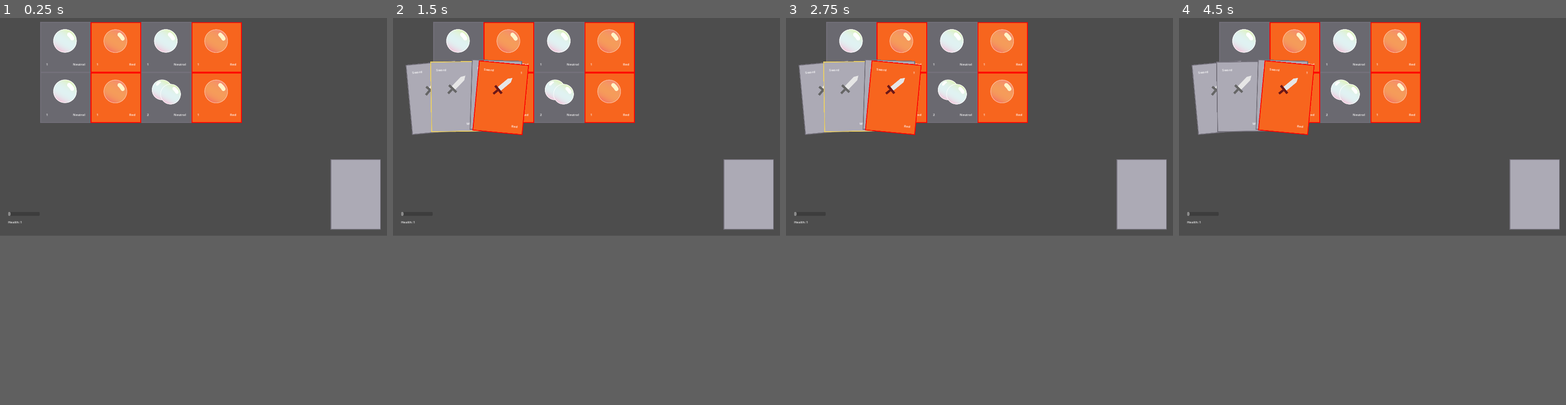
Above: before the commit, frames 1-4 (left to right).
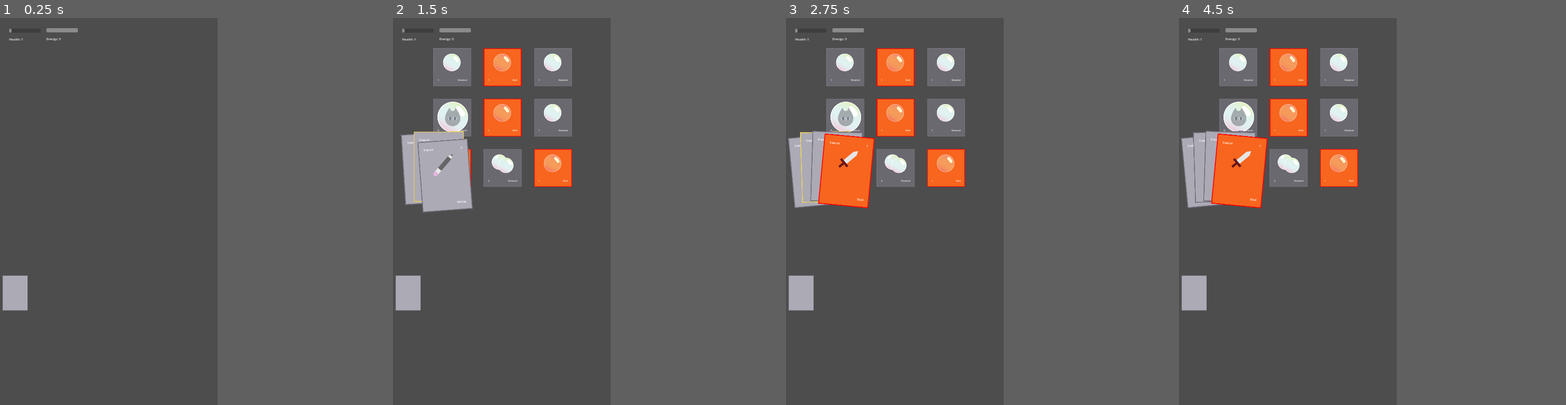
Above: after the commit, the same moments.

Repository: ruthieedwards/agbic2023
Game: Godot game, scene res://Scenes/PlaySpace.tscn
Same seed, same stepped clock (60 frames per second), same inputs: the game is played once before the commit and once after it.
Inputs (mouse positions are in pixels of both pictures, inside the frame that each line leads up to; where the layout moved, square brackets give the same spot in the first picture):
- Up to frame 1 (0.25 s): no input
- Up to frame 2 (1.5 s): click (420, 172) [749, 196] at 0.5 s; click (447, 99) at 1.27 s
- Up to frame 3 (2.75 s): click (828, 99) at 2.02 s
- Up to frame 4 (4.5 s): click (1206, 172) [1535, 196] at 2.75 s; click (1221, 99) at 3.52 s; click (1206, 172) [1535, 196] at 4.25 s
The window is 800x450 before the commit and 450x800 after it. Grey fills any space a smaller window leaves; there, only what the larger window draws over its background counts as a difference.

The runs differ from the first frame. In frame 1, 17% of the frame differs, in the area x 0-99%, y 1-76%; in frame 2, 21%; in frame 3, 22%; in frame 4, 22%.
Error before the commit: Modulo by zero error in operator '%'. (res://Playspace.gd:86)
Error after the commit: Modulo by zero error in operator '%'. (res://Playspace.gd:83)

Commit message:
redesigned for vertical viewport

Diff:
--- a/Data/EnemyDatabase.gd
+++ b/Data/EnemyDatabase.gd
@@ -2,7 +2,7 @@
 # Unitinfo = [Type, Power, Simple Name, Color, Special Text]
 # Eventinfo = [Type, Cost, Effect]
 
-enum {Bubble1White, Bubble2White, Bubble1Red}
+enum {Bubble1White, Bubble2White, Bubble1Red, BubbleRescue}
 
 const DATA = {
 
@@ -15,4 +15,6 @@
 	Bubble1Red :
 		["Enemy", 1, "Bubble", "Red", ""],
 
+	BubbleRescue :
+		["Enemy", 0, "Help me!", "Neutral", "Rescue the townsperson"]
 }
--- a/Playspace.gd
+++ b/Playspace.gd
@@ -19,7 +19,7 @@
 #ycoords = radius2 * sin of the angle
 
 @onready var viewportSize = Vector2(get_viewport().size)
-@onready var centerCardOval = viewportSize * Vector2(0.5, 1.25)
+@onready var centerCardOval = viewportSize * Vector2(0.5, 1.32)
 @onready var horizRadius = get_viewport().size.x * 0.45
 @onready var vertRadius = get_viewport().size.y * 0.4
 var startingAngle = deg_to_rad(90) - 0.5 # pi/2
@@ -49,6 +49,7 @@
 
 # Called when the node enters the scene tree for the first time.
 func _ready():
+	await get_tree().create_timer(.5).timeout
 	generateEnemyGrid()
 	#deal 3 cards
 	await get_tree().create_timer(.5).timeout
@@ -60,21 +61,17 @@
 
 func generateEnemyGrid():
 	for e in enemyHandTemp.enemyCardList.size():
-		print("emeyCardList size=  ",enemyHandTemp.enemyCardList.size())
+#		print("emeyCardList size=  ",enemyHandTemp.enemyCardList.size())
 		drawAnEnemy(e, enemyHandTemp.enemyCardList[e-1])
 		pass
 
-	for e in $EnemyCards.get_children():
-		e.visible = true
-		#position them somewhere
-#		e.scale *= .5 #if need to scale
 
 func drawAnEnemy(enemyNum, enemyName):
 	var newEnemy = enemy.instantiate()
 #	enemyNum -= 1
 #	newEnemy.position = get_viewport().size*.05 + Vector2(200,0) #change this
-	newEnemy.position.x = enemyNum % 4 * 250 + 200
-	newEnemy.position.y = floor(enemyNum / 4) * 250 + 20
+	newEnemy.position.x = enemyNum % 3 * 250 + 200
+	newEnemy.position.y = floor(enemyNum / 3) * 250 + 150
 	newEnemy.cardName = enemyHandTemp.enemyCardList[enemyNum]
 	$EnemyCards.add_child(newEnemy)
 
@@ -97,6 +94,7 @@
 #	print("newCard.targetPos = ",newCard.targetPos)
 #	print("newCard.defaultCardPos = ",newCard.defaultCardPos)
 	newCard.startRot = 0
+	newCard.rotation = -2
 	newCard.targetRot = (PI/2 - cardAngle)/4
 	newCard.scale *= cardSize/newCard.size #enable if scaling needed
 	newCard.currentCardState = movingDrawnCardToHand
--- a/Scenes/Enemy.tscn
+++ b/Scenes/Enemy.tscn
@@ -1,12 +1,26 @@
-[gd_scene load_steps=3 format=3 uid="uid://cdx11c322mla3"]
+[gd_scene load_steps=6 format=3 uid="uid://cdx11c322mla3"]
 
 [ext_resource type="Texture2D" uid="uid://ij134wvjipwq" path="res://Art/Cards/Enemy/Bubble2White.png" id="1_an8kp"]
 [ext_resource type="Script" path="res://Scripts/Enemy.gd" id="1_ieyo5"]
+[ext_resource type="Texture2D" uid="uid://bt11nu1h2rw82" path="res://Art/Cards/backgrounds/EnemyHover.png" id="3_eoesi"]
+[ext_resource type="Texture2D" uid="uid://dlvh3h6nga70d" path="res://Art/Cards/backgrounds/EnemyBack.png" id="4_3ofy1"]
+
+[sub_resource type="RectangleShape2D" id="RectangleShape2D_unnu8"]
 
 [node name="Enemy" type="MarginContainer"]
 offset_right = 250.0
 offset_bottom = 250.0
 script = ExtResource("1_ieyo5")
+
+[node name="EnemyCollider" type="Area2D" parent="."]
+collision_priority = 3.0
+priority = 3.0
+
+[node name="EnemyColliderShape" type="CollisionShape2D" parent="EnemyCollider"]
+top_level = true
+position = Vector2(127, 124)
+scale = Vector2(12, 12)
+shape = SubResource("RectangleShape2D_unnu8")
 
 [node name="ImageContainer" type="MarginContainer" parent="."]
 custom_minimum_size = Vector2(250, 250)
@@ -16,6 +30,11 @@
 
 [node name="CardImg" type="Sprite2D" parent="ImageContainer"]
 texture = ExtResource("1_an8kp")
+centered = false
+
+[node name="CardHover" type="Sprite2D" parent="ImageContainer"]
+visible = false
+texture = ExtResource("3_eoesi")
 centered = false
 
 [node name="Bars" type="VBoxContainer" parent="."]
@@ -71,3 +90,22 @@
 [node name="BottomGap" type="MarginContainer" parent="Bars"]
 custom_minimum_size = Vector2(0, 25)
 layout_mode = 2
+
+[node name="CardBack" type="MarginContainer" parent="."]
+custom_minimum_size = Vector2(250, 250)
+layout_mode = 2
+theme_override_constants/margin_left = 250
+theme_override_constants/margin_top = 250
+
+[node name="CardBackImg" type="Sprite2D" parent="CardBack"]
+texture = ExtResource("4_3ofy1")
+centered = false
+
+[node name="RayCast2D" type="RayCast2D" parent="."]
+modulate = Color(1, 0.490196, 1, 1)
+self_modulate = Color(0.529412, 1, 1, 1)
+enabled = false
+exclude_parent = false
+target_position = Vector2(0, 1920)
+collision_mask = 3
+collide_with_areas = true
--- /dev/null
+++ b/Scenes/Energy.gd
@@ -0,0 +1,28 @@
+extends MarginContainer
+
+var maxEnergy = 3
+var currentEnergy
+
+
+# Called when the node enters the scene tree for the first time.
+func _ready():
+	currentEnergy = maxEnergy
+	$Bars/EnergyText.text = str("Energy: ",currentEnergy)
+	$Bars/EnergyBar.value = currentEnergy
+
+
+
+# Called every frame. 'delta' is the elapsed time since the previous frame.
+func _process(delta):
+	pass
+
+
+func DepleteHealthBar():
+	pass
+
+
+func _on_attack_initiated(attackPower, enemyPower):
+
+	if attackPower >= enemyPower:
+		print("hi")
+		pass
--- a/Scenes/Health.gd
+++ b/Scenes/Health.gd
@@ -10,29 +10,10 @@
 	$Bars/HealthText.text = str("Health: ",currentHealth)
 	$Bars/HealthBar.value = currentHealth
 
-#	get_node("../CardsInHand/CardBase").connect("attacked",DepleteHealthBar())
-
 
 # Called every frame. 'delta' is the elapsed time since the previous frame.
 func _process(delta):
-#	$Bars/HealthBar.value = currentHealth
-#	$Bars/HealthText.text = str("Health: ",currentHealth)
 	pass
-
-
-func DepleteHealthBar():
-	pass
-#this doesn't work bc it's not in the same node tree!!!!
-#func _on_card_base_attack(attackPower, enemyPower):
-#	print ("received emission")
-#	if attackPower >= enemyPower:
-#		pass
-#		#doesn't affect health
-#	if attackPower < enemyPower:
-#		currentHealth -= enemyPower - attackPower
-#		print("current health :",currentHealth)
-#	pass # Replace with function body.
-
 
 func _on_attack_initiated(attackPower, enemyPower):
 
--- a/Scenes/PlaySpace.tscn
+++ b/Scenes/PlaySpace.tscn
@@ -6,6 +6,10 @@
 [ext_resource type="Texture2D" uid="uid://b6mlbwbewr42c" path="res://Art/Cards/backgrounds/bg_deck_empty.png" id="4_qfn0d"]
 [ext_resource type="Script" path="res://Scenes/DeckDraw.gd" id="5_ieepd"]
 [ext_resource type="Script" path="res://Scenes/Health.gd" id="6_ysenx"]
+[ext_resource type="Script" path="res://Scenes/Energy.gd" id="7_epw5e"]
+
+[sub_resource type="RectangleShape2D" id="RectangleShape2D_knshx"]
+size = Vector2(54, 4.2)
 
 [node name="Playspace" type="Node2D"]
 script = ExtResource("1_snowq")
@@ -19,7 +23,8 @@
 texture = ExtResource("2_a48r0")
 
 [node name="Deck" type="Node2D" parent="."]
-position = Vector2(1640, 700)
+position = Vector2(13, 1277)
+scale = Vector2(0.5, 0.5)
 metadata/_edit_group_ = true
 
 [node name="DeckDraw" type="TextureButton" parent="Deck"]
@@ -32,10 +37,10 @@
 script = ExtResource("5_ieepd")
 
 [node name="Health" type="MarginContainer" parent="."]
-offset_left = 40.0
-offset_top = 962.0
-offset_right = 197.0
-offset_bottom = 1017.0
+offset_left = 45.0
+offset_top = 53.0
+offset_right = 202.0
+offset_bottom = 117.0
 script = ExtResource("6_ysenx")
 metadata/_edit_group_ = true
 
@@ -47,7 +52,7 @@
 layout_mode = 2
 max_value = 20.0
 step = 1.0
-value = 10.0
+value = 15.0
 show_percentage = false
 
 [node name="MidGap" type="MarginContainer" parent="Health/Bars"]
@@ -59,4 +64,42 @@
 layout_mode = 2
 text = "Health: 0"
 
+[node name="Energy" type="MarginContainer" parent="."]
+offset_left = 230.0
+offset_top = 51.0
+offset_right = 387.0
+offset_bottom = 115.0
+script = ExtResource("7_epw5e")
+metadata/_edit_group_ = true
+
+[node name="Bars" type="VBoxContainer" parent="Energy"]
+layout_mode = 2
+
+[node name="EnergyBar" type="ProgressBar" parent="Energy/Bars"]
+custom_minimum_size = Vector2(100, 20)
+layout_mode = 2
+max_value = 3.0
+step = 1.0
+value = 3.0
+show_percentage = false
+
+[node name="MidGap" type="MarginContainer" parent="Energy/Bars"]
+custom_minimum_size = Vector2(0, 10)
+layout_mode = 2
+size_flags_vertical = 3
+
+[node name="EnergyText" type="Label" parent="Energy/Bars"]
+layout_mode = 2
+text = "Energy: 3"
+
+[node name="PlayspaceCollider" type="Area2D" parent="."]
+position = Vector2(540, 1400)
+collision_layer = 2
+collision_mask = 2
+
+[node name="PlayspaceColliderShape" type="CollisionShape2D" parent="PlayspaceCollider"]
+position = Vector2(1, 0)
+scale = Vector2(20, 20)
+shape = SubResource("RectangleShape2D_knshx")
+
 [connection signal="attackInitiated" from="." to="Health" method="_on_attack_initiated"]
--- a/Scripts/CardBase.gd
+++ b/Scripts/CardBase.gd
@@ -23,7 +23,7 @@
 var isSettingUp = true
 var startScale = Vector2(0,0)
 var zoomScale = 1.1
-@onready var originalScale = scale
+@onready var originalScale = scale #change scale if needed here + in ready function
 var defaultCardPos = Vector2(0,0)
 var isReorganizingNeighbors = true
 var numCardsInHand = 0
@@ -39,7 +39,6 @@
 var colorName
 var specialText
 
-#signal attacked(attackPower,enemyPower)
 
 func _input(event):
 	match currentCardState:
@@ -56,16 +55,18 @@
 				if cardIsSelected == true:
 					if lastCardState == focusedInHand: #if it was previously in the hand, let it attack
 						var enemyCards = $"../../EnemyCards"
-#						var isEnemyBeingAttacked = $"../../".isEnemyBeingAttacked
 						for e in enemyCards.get_children():
 							var enemyPos = e.position
 							var enemySize = e.size
 							var mousePos = e.get_local_mouse_position()
 							var enemyColor = e.colorName #gets mouse pos relative to enemy being attacked
 #							print ("mouse pos: ",mousePos)
+#							I think I want to redo this with collisions/overlaps instead of mouse pos??? bc the mouse might not overlap
 							if mousePos.x > 0 && mousePos.y > 0 && mousePos.x < enemySize.x && mousePos.y < enemySize.y:
 								print ("attempting to attack card")
 								isSettingUp = true
+								e.get_node("ImageContainer/CardHover").visible = true
+#								e.$ImageContainer.$CardHover.visible = true
 #								isMovingIntoPlay = true
 #								targetPos = enemyPos #change pos if needed
 								currentCardState = attacking
@@ -115,7 +116,7 @@
 	var cardInfo = cardDatabase.DATA[cardDatabase.get(cardName)]
 	var cardImg = str("res://Art/Cards/",cardInfo[0],"/",cardName,".png") #loads image
 	$CardImg.texture = load(cardImg) #sets image as texture
-#	$Card.scale *= cardSize/$Card.texture.get_size() # scale card if needed
+#	scale *= cardSize/$CardImg.texture.get_size()*.75 # scale card if needed
 #	$Border.scale *= cardSize/$Border.texture.get_size()
 #	$HoverFocus.scale *= cardSize/$HoverFocus.size()
 
--- a/Scripts/Enemy.gd
+++ b/Scripts/Enemy.gd
@@ -6,6 +6,13 @@
 var simpleName
 var colorName
 var specialText
+
+enum{
+	faceDown,
+	faceUp,
+}
+
+var currentEnemyState = faceDown
 
 # Called when the node enters the scene tree for the first time.
 func _ready():
@@ -21,16 +28,44 @@
 	specialText = str(cardInfo[4])
 
 	var cardImg = str("res://Art/Cards/Enemy/",cardName,".png") #loads image
-	print("res://Art/Cards/Enemy/",cardName,".png")
 	$ImageContainer/CardImg.texture = load(cardImg) #sets image as texture
-#	$ImageContainer/CardImg.scale *= $ImageContainer.get_minimum_size() / $ImageContainer/CardImg.texture.get_size()   #scale if needed, idk if these are the right methods anyway
+	scale *= .75
+#	$ImageContainer/CardImg.scale *= $ImageContainer.get_minimum_size() / $ImageContainer/CardImg.texture.get_size()*.75   #scale if needed, idk if these are the right methods anyway
+
 	$Bars/BottomBar/Power/CenterContainer/Power.text = str(power)
 	$Bars/BottomBar/Color/CenterContainer/Color.text = colorName
 
+	await get_tree().create_timer(.5).timeout
+	$RayCast2D.enabled = true
 
+#	if $RayCast2D.is_colliding():
+#		print("collision point: ",$RayCast2D.get_collision_point())
+##		print ($RayCast2D.get_collider())
+#	if $RayCast2D.get_collider() == $"../../EnemyCards":
+#		print("no")
+#		$CardBack.visible = true
+#	elif $RayCast2D.get_collider() == $"../../PlayspaceCollider":
+##			print("teh")
+#		$CardBack.visible = false
 
 
 
 # Called every frame. 'delta' is the elapsed time since the previous frame.
 func _process(delta):
-	pass
+	if $RayCast2D.is_colliding():
+		var tempObject = $RayCast2D.get_collider()
+#		print("collision point: ",$RayCast2D.get_collision_point())
+#		print ($RayCast2D.get_collider())
+		if tempObject.get_collision_mask_value(1):
+			print("no")
+			$CardBack.visible = true
+		elif tempObject.get_collision_mask_value(2):
+#			print("teh")
+			$CardBack.visible = false
+		else:
+			$CardBack.visible = true
+#	if $RayCast2D.is_colliding():
+##		print("collision point: ",$RayCast2D.get_collision_point())
+#		var tempObject = $RayCast2D.get_collider()
+#		if tempObject.get_collision_mask_value(2):
+#			print ("oh yeah")
--- a/Scripts/EnemyHand.gd
+++ b/Scripts/EnemyHand.gd
@@ -1 +1 @@
-var enemyCardList = ["Bubble1White", "Bubble1Red", "Bubble1White", "Bubble1Red", "Bubble1White", "Bubble1Red", "Bubble2White", "Bubble1Red"]
+var enemyCardList = ["Bubble1White", "Bubble1Red", "Bubble1White", "BubbleRescue", "Bubble1Red", "Bubble1White", "Bubble1Red", "Bubble2White", "Bubble1Red"]
--- a/project.godot
+++ b/project.godot
@@ -22,8 +22,8 @@
 
 [display]
 
-window/size/viewport_width=1920
-window/size/viewport_height=1080
+window/size/viewport_width=1080
+window/size/viewport_height=1920
 window/stretch/mode="canvas_items"
 window/stretch/aspect="expand"
 
Binary file added: Art/Cards/Enemy/BubbleRescue.png
Not shown, added: Art/Cards/Enemy/BubbleRescue.png.import
Binary file added: Art/Cards/backgrounds/EnemyBack.png
Not shown, added: Art/Cards/backgrounds/EnemyBack.png.import
Binary file added: Art/Cards/backgrounds/EnemyHover.png
Not shown, added: Art/Cards/backgrounds/EnemyHover.png.import
Not shown: 1 places in Scenes/PlaySpace.tscn that only renumber resources
